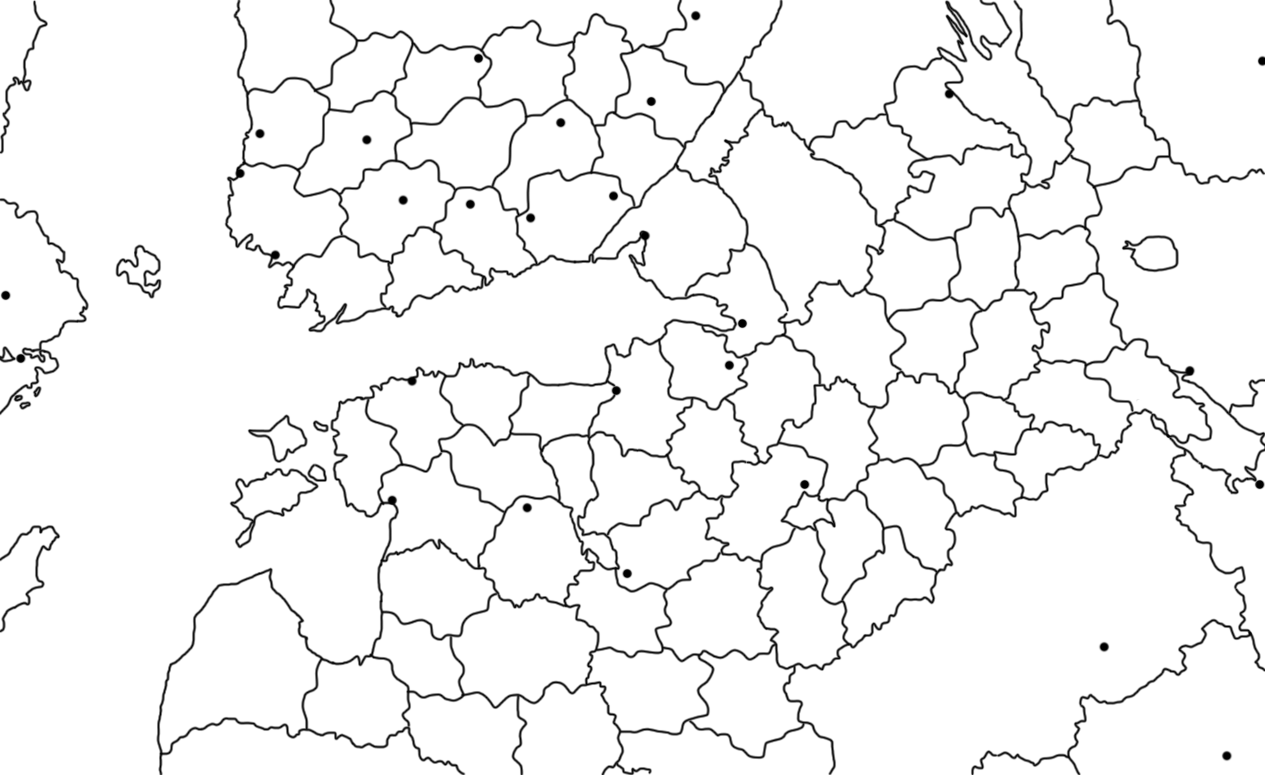
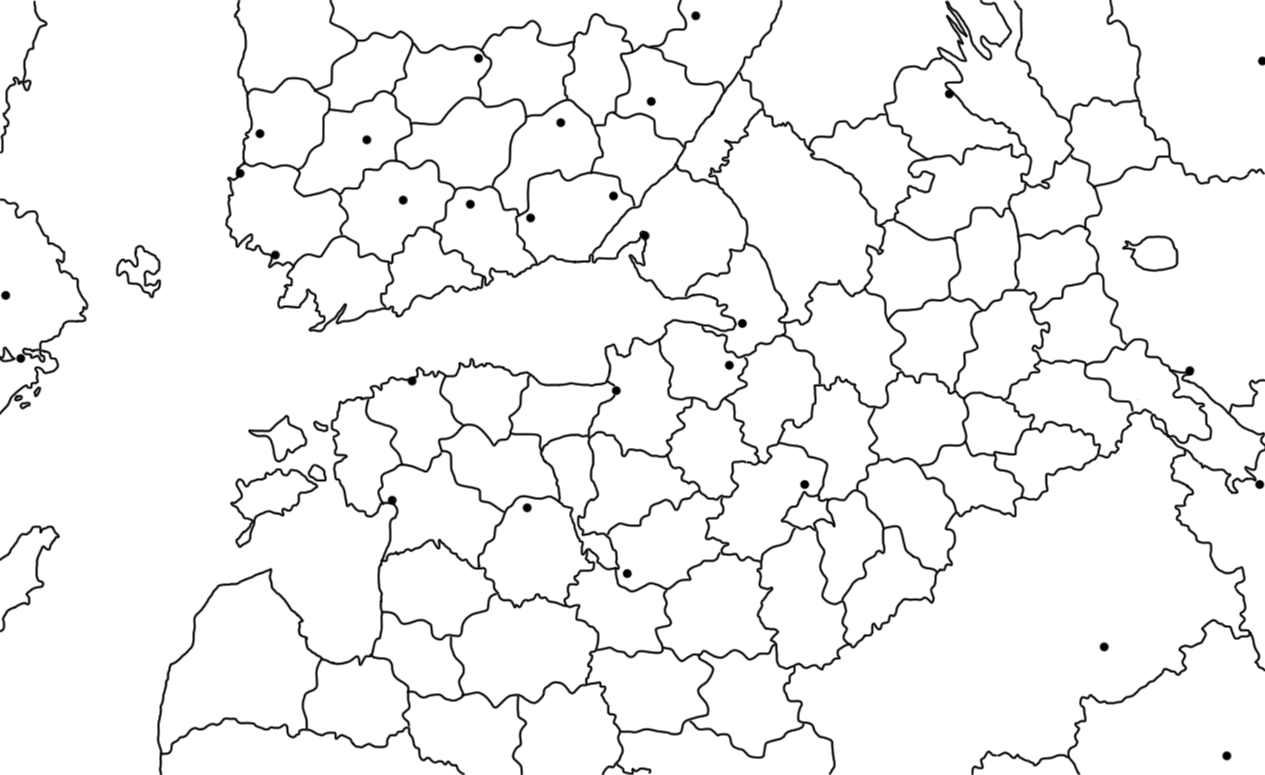
Before/after of a 1265x775 layered artwork. What changed in the layer stack:
painted on "Слой 2" over bbox(783, 307, 789, 316)
